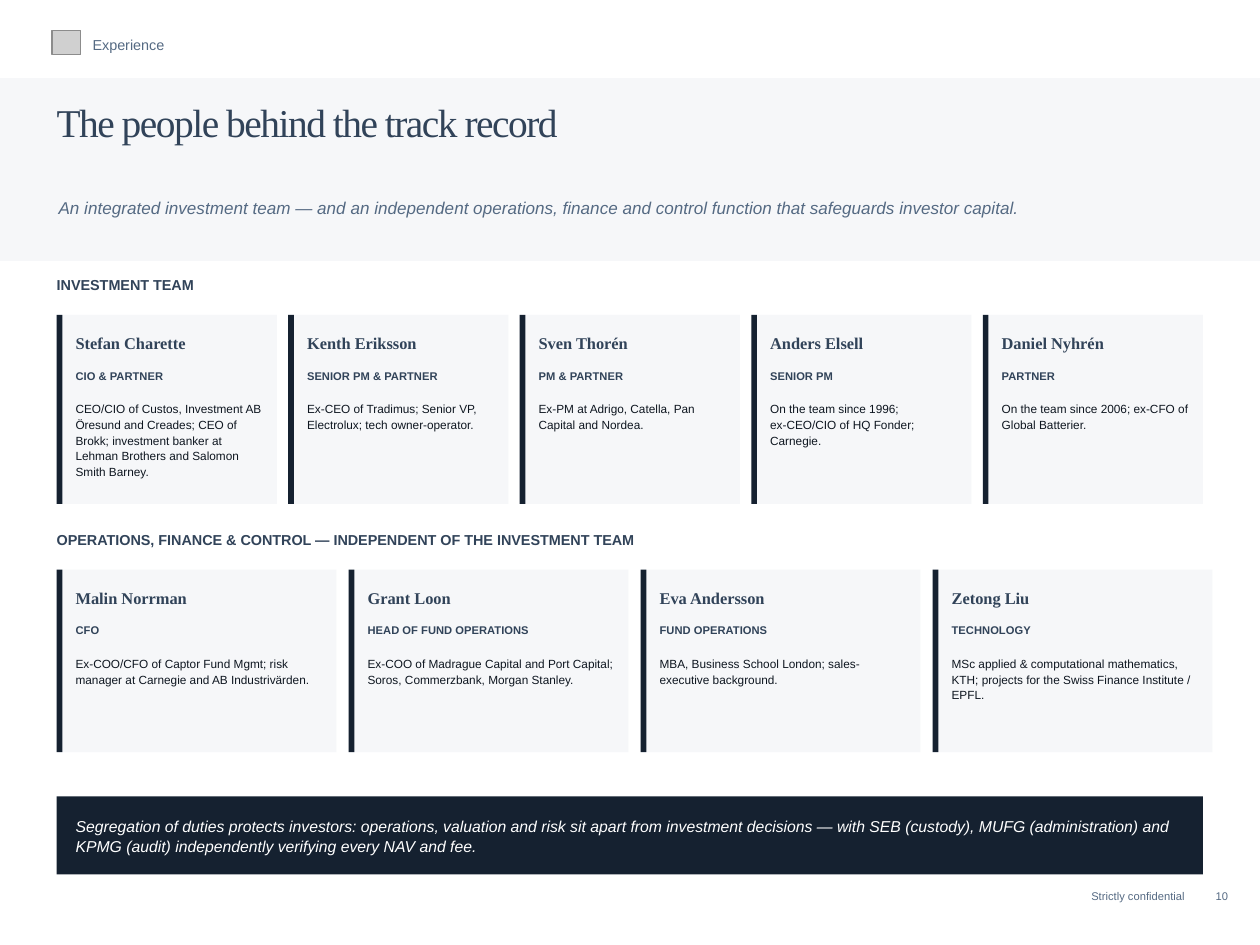
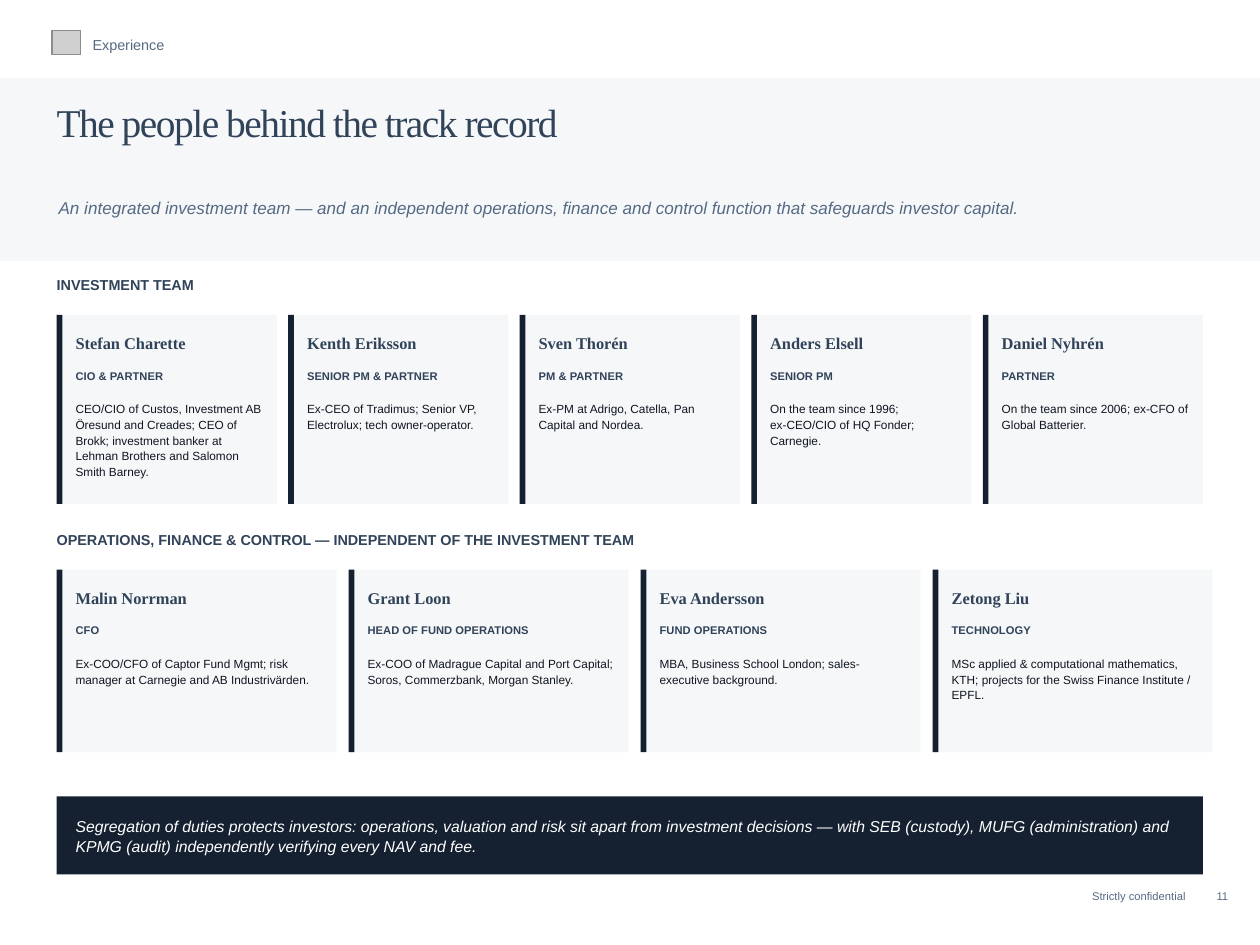
Before and after one commit to charette-lab/Claude, a slide deck: slide 11 of Athanase_Endowment_Pitch_22pp.pptx (slide 10 before the commit). Drawn at 1260x945 pixels with LibreOffice and Linux fonts; fonts in the diff are those of the drawing; grey boxes stand for pictures. Boxes give left, top, right and bottom in pixels: in the first picture for what was removed or moved away, otherwise in the second. Text is boxed around its words. In the diff, an @@ line names an element or a change of style, - is before the commit and + after.

```diff
--- a/Athanase_Endowment_Pitch_22pp.pptx
+++ b/Athanase_Endowment_Pitch_22pp.pptx
@@ text at (1092,892,1229,902): text changed @@
-Strictly confidential 10
+Strictly confidential 11
```
Also in this commit, not shown: 14 other slides changed, 1 slide added.
